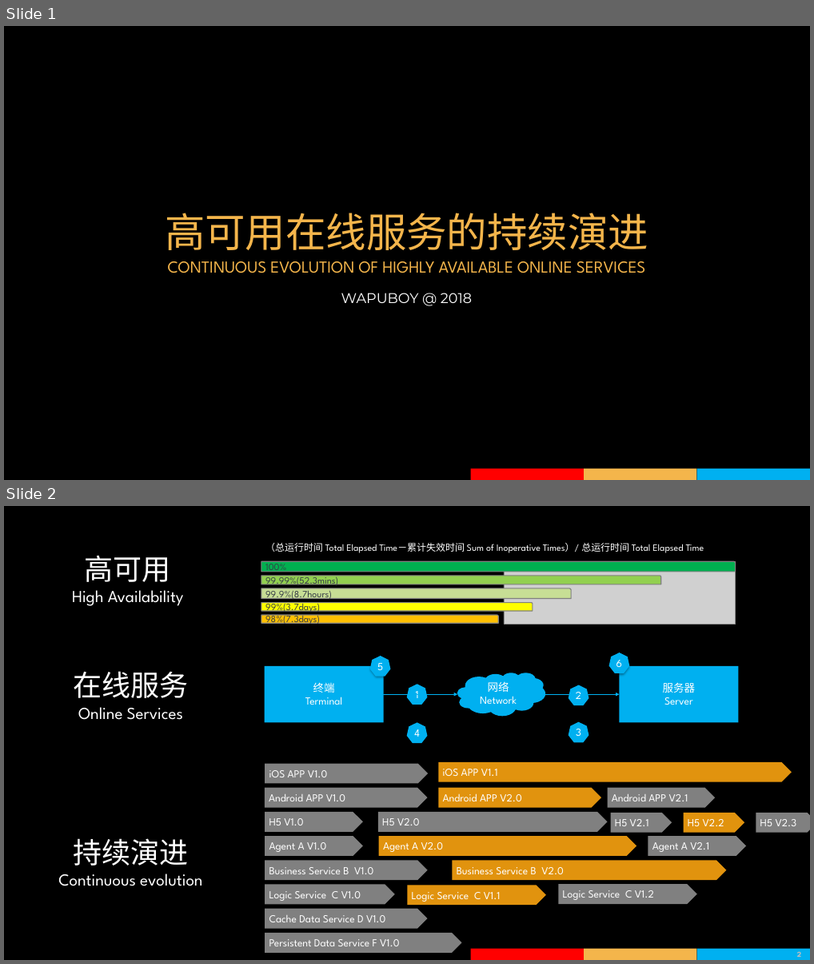
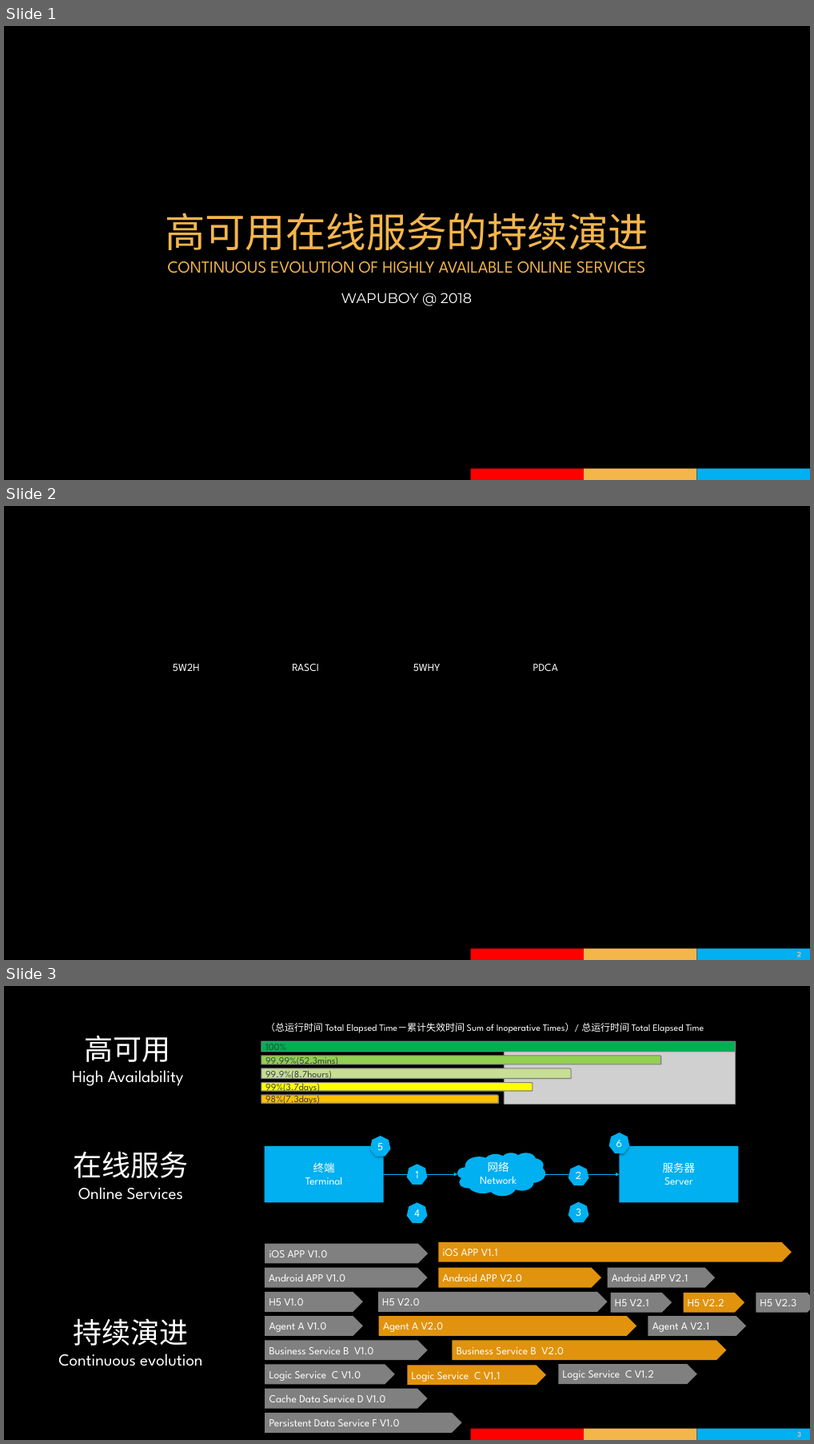
Before and after one commit to wapuboy/ha_how_to, a slide deck: 2018年回收宝高可用在线平台的持续演进.pptx. Shown one above the other, each under a label of ours: slides 1 and 2 before the commit, slides 1, 2 and 3 after it. The pictures are 814x964 and 814x1444 pixels, drawn with LibreOffice and Linux fonts; fonts in the diff are those of the drawing; grey boxes stand for pictures; background and template pictures are left out. Boxes give left, top, right and bottom in pixels: in the first picture for what was removed or moved away, otherwise in the second. Text is boxed around its words. In the diff, an @@ line names an element or a change of style, - is before the commit and + after.

```diff
--- a/2018年回收宝高可用在线平台的持续演进.pptx
+++ b/2018年回收宝高可用在线平台的持续演进.pptx
@@ slide 2 added at bbox=[4, 506, 810, 960], background picture (left out); not listed: 4 template elements that a slide beside it also shows @@
@@ text added at bbox=[173, 664, 200, 671], 18 pt, text #FFFFFF @@
+5W2H
@@ text added at bbox=[292, 664, 318, 671], 18 pt, text #FFFFFF @@
+RASCI
@@ text added at bbox=[414, 664, 441, 671], 18 pt, text #FFFFFF @@
+5WHY
@@ text added at bbox=[534, 664, 558, 671], 18 pt, text #FFFFFF @@
+PDCA
@@ what was slide 2 is now slide 3 @@
```
Also in this commit, not shown: 2 slides changed, 2 other slides added, 1 slide removed.
